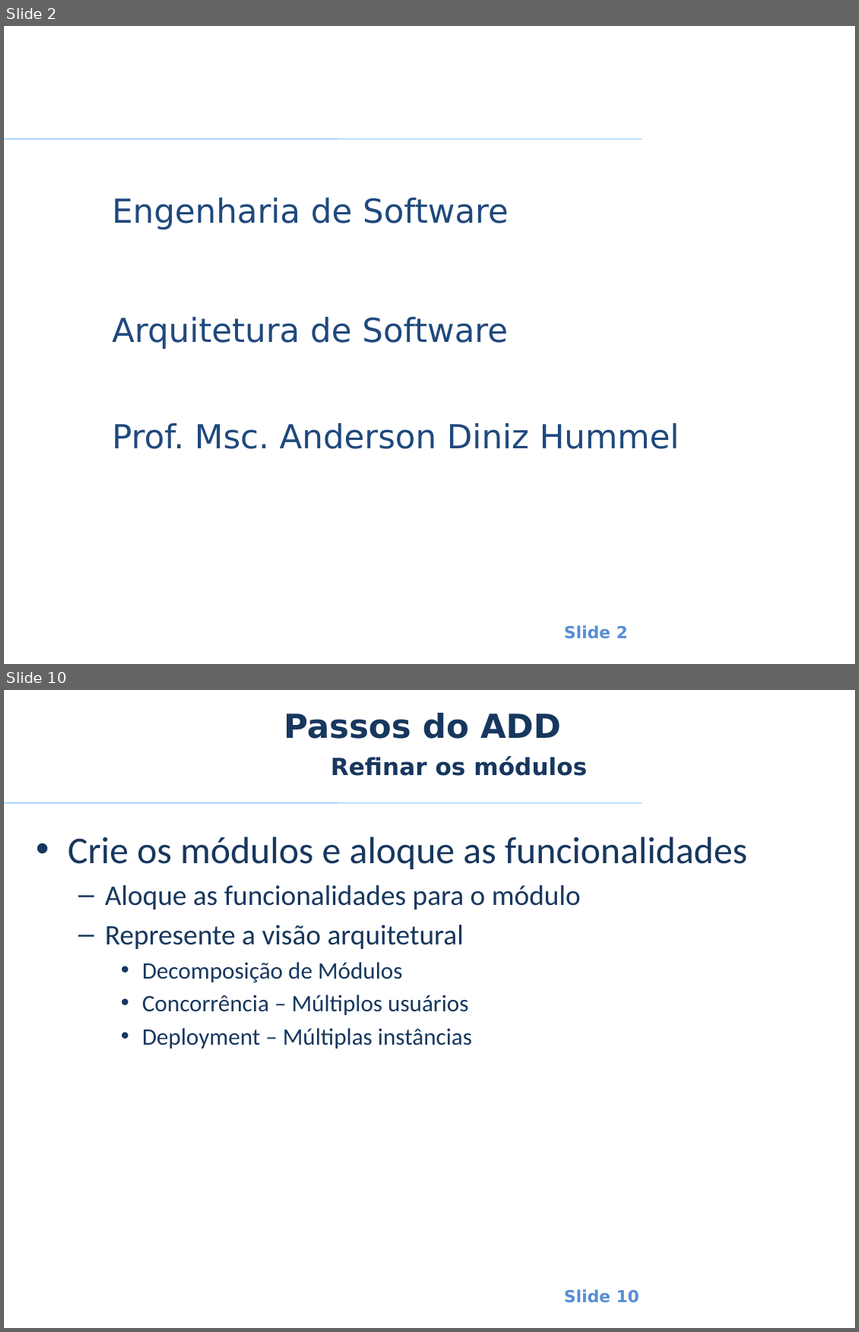
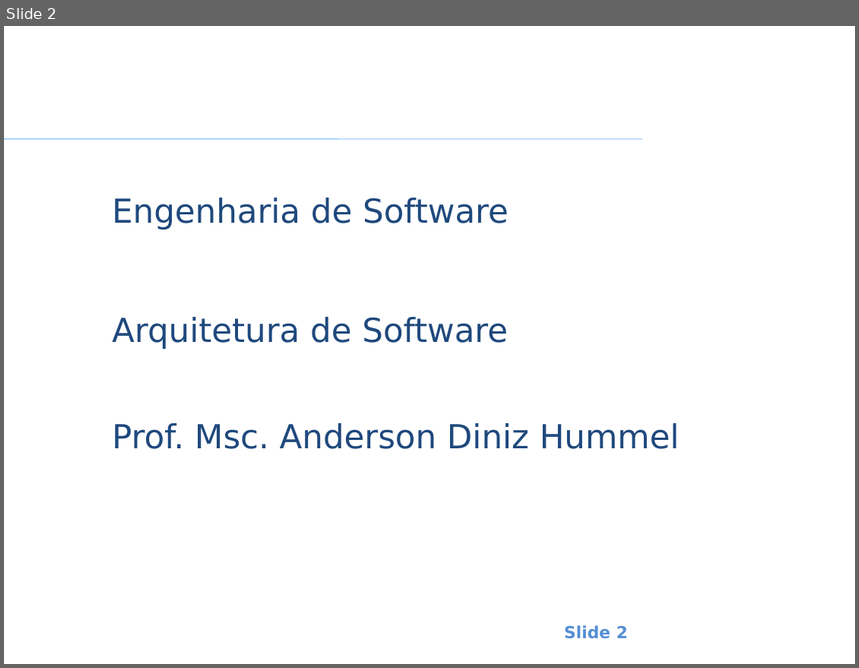
Before and after one commit to smrpuc/pos-fit-es10, a slide deck: Material Aulas/Arquitetura de Software/Aulas/ES - AS - Anderson Hummel - Aula 3 - 1 - Desenhando a Arquitetura - Attribute-Driven Design.pptx. Shown one above the other, each under a label of ours: slides 2 and 10 before the commit, slide 2 after it; the slides between them are not shown. The pictures are 859x1332 and 859x668 pixels, drawn with LibreOffice and Linux fonts; fonts in the diff are those of the drawing; background and template pictures are left out. Boxes give left, top, right and bottom in pixels: in the first picture for what was removed or moved away, otherwise in the second. Text is boxed around its words. In the diff, an @@ line names an element or a change of style, - is before the commit and + after.

Commit message:
Atualização de matéria de arquitetura

```diff
--- a/Material Aulas/Arquitetura de Software/Aulas/ES - AS - Anderson Hummel - Aula 3 - 1 - Desenhando a Arquitetura - Attribute-Driven Design.pptx
+++ b/Material Aulas/Arquitetura de Software/Aulas/ES - AS - Anderson Hummel - Aula 3 - 1 - Desenhando a Arquitetura - Attribute-Driven Design.pptx
@@ slide 10 removed at (4, 690, 855, 1328), background #FFFFFF; not listed: 2 template elements that a slide beside it also shows @@
@@ title removed at (284, 713, 561, 739) @@
-Passos do ADD
@@ text removed at (331, 756, 587, 776) @@
-Refinar os módulos
@@ text removed at (68, 837, 747, 1049) @@
-• Crie os módulos e aloque as funcionalidades
-  – Aloque as funcionalidades para o módulo
-  – Represente a visão arquitetural
-    • Decomposição de Módulos
-    • Concorrência – Múltiplos usuários
-    • Deployment – Múltiplas instâncias
```
Also in this commit, not shown: 6 slides changed, 5 slides added, 19 other slides removed, 1 other file.
